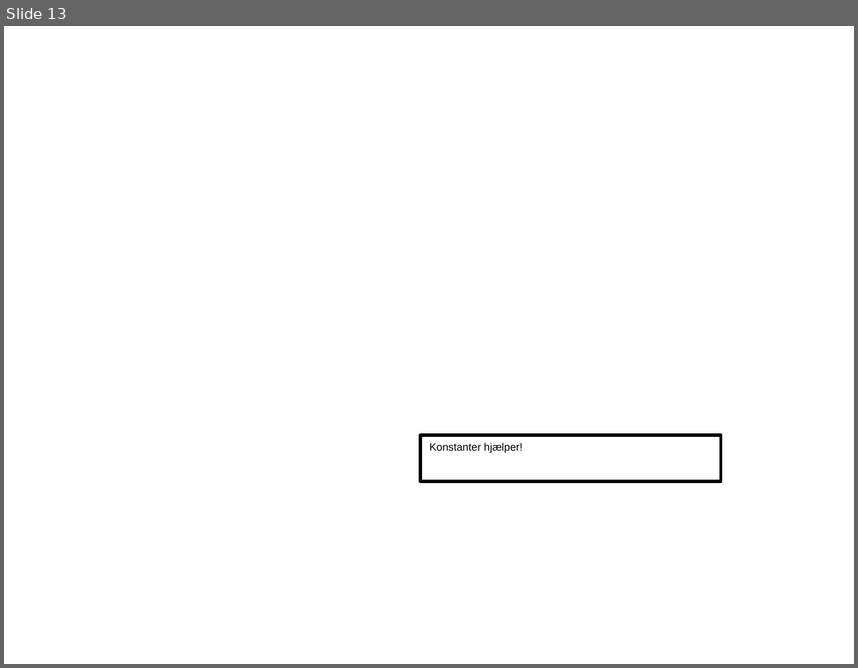
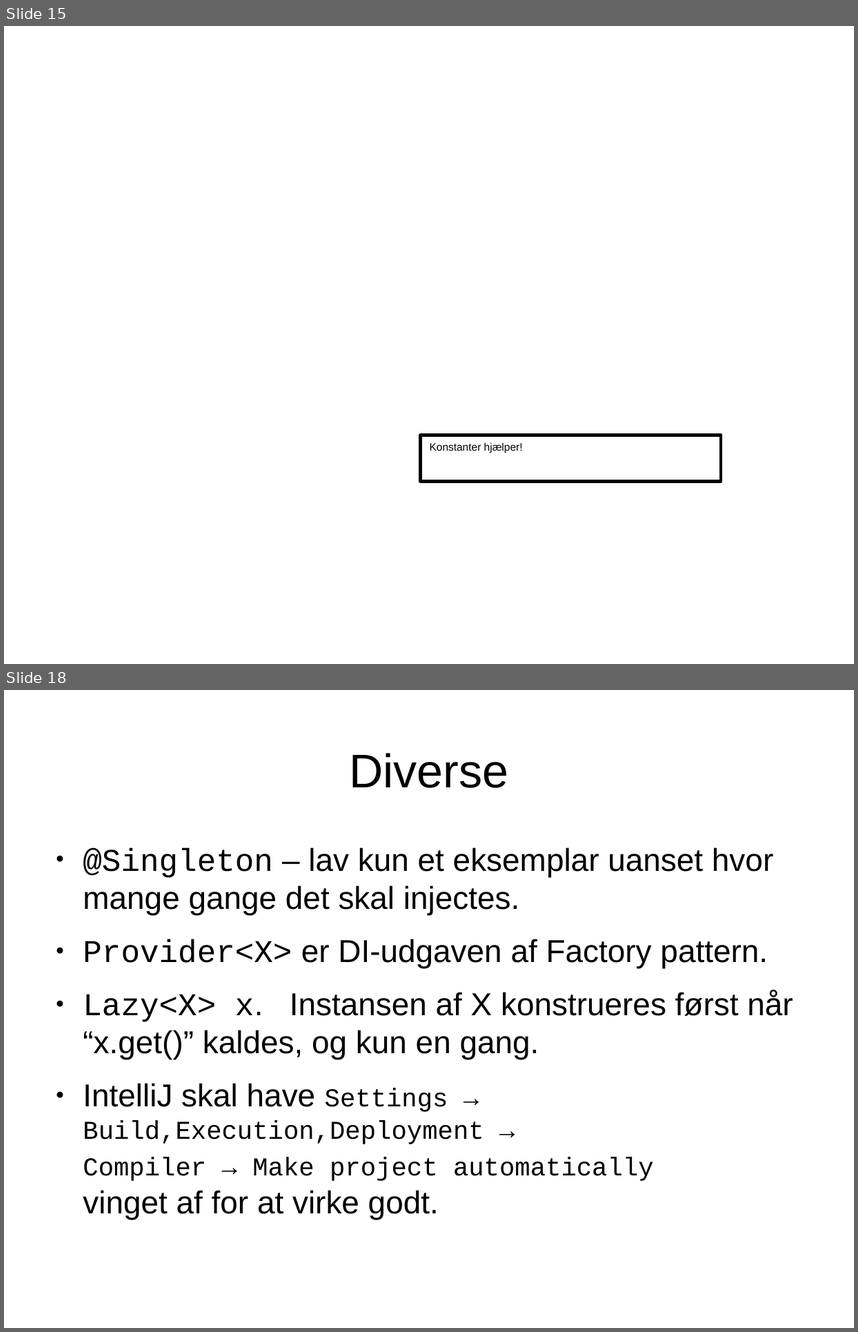
Before and after one commit to ravn/junta-dagger-demo-examples, a slide deck: Dependency Injection med Dagger 2.odp. Shown one above the other, each under a label of ours: slide 13 before the commit, slides 15 and 18 after it; the slides between them are not shown. The pictures are 858x668 and 858x1332 pixels, drawn with LibreOffice and Linux fonts; fonts in the diff are those of the drawing; background and template pictures are left out. Boxes give left, top, right and bottom in pixels: in the first picture for what was removed or moved away, otherwise in the second. Text is boxed around its words. In the diff, an @@ line names an element or a change of style, - is before the commit and + after.

```diff
--- a/Dependency Injection med Dagger 2.odp
+++ b/Dependency Injection med Dagger 2.odp
@@ slide 18 added at bbox=[4, 690, 854, 1328], background #FFFFFF @@
@@ title added at bbox=[349, 753, 508, 788], 44 pt, text #000000 @@
+Diverse
@@ text added at bbox=[83, 847, 793, 1219], 29.6 pt, text #000000 @@
+● @Singleton – lav kun et eksemplar uanset hvor mange gange det skal injectes.
+● Provider<X> er DI-udgaven af Factory pattern.
+● Lazy<X> x. Instansen af X konstrueres først når “x.get()” kaldes, og kun en gang.
+● IntelliJ skal have Settings → Build,Execution,Deployment →
+  Compiler → Make project automatically
+  vinget af for at virke godt.
@@ what was slide 13 is now slide 15 @@
```
Also in this commit, not shown: 7 slides changed, 6 other slides added, 2 slides removed, 1 other file.
